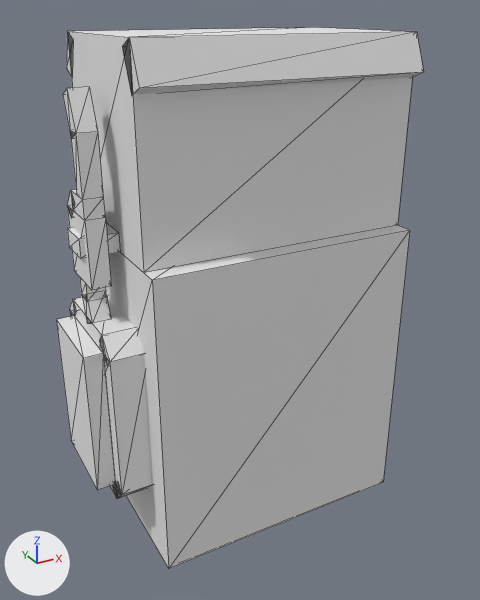
The OBJ model src/main/resources/assets/mtsofficialpack/objmodels/decors/fuelpump.obj: old version first, new version second.
The view is the same before and after, from a 50 mm camera at (-1.083, -1.967, 1.817) aimed at (-0.025, -0.043, 0.855). Lighting does not change. The marker at lower left points along +X, +Y and +Z. Mesh edges are drawn as thin lines. Where no turn or scale is listed for an object, it has been applied to the vertices. Vertices at the same position are counted once.
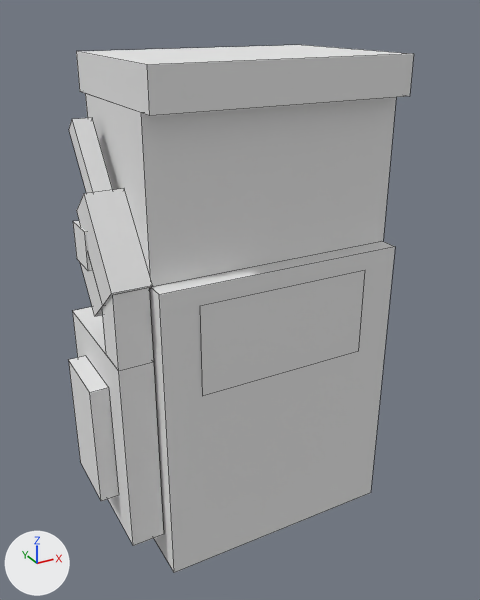
Where the change shows, as pixel boxes [x1, y1, x2, y2] in the pictures (480 x 600 px):
'cube', reshaped
    before: [56, 27, 423, 568]
    after: [69, 45, 414, 573]
'$pistol', added
    after: [69, 118, 154, 371]
part 1 of me_cube, added
    after: [69, 356, 119, 501]
part 2 of me_cube, added
    after: [73, 307, 164, 546]
part 3 of me_cube, added
    after: [73, 221, 90, 271]
part 4 of me_cube, added
    after: [149, 242, 395, 573]
part 5 of me_cube, added
    after: [85, 94, 396, 287]
part 6 of me_cube, added
    after: [76, 45, 414, 116]
part 7 of me_cube, deleted
    before: [56, 27, 423, 499]
part 8 of me_cube, cut back
    before: [106, 226, 410, 568]
    after: [200, 270, 365, 396]

The change, as a list of edits to the scene's bpy script:
```text
Change me_cube:
    used by ob_cube; location = (0.0, 0.0, 0.0)
    remove me_cube.from_pydata(...)  # 136 vertices, 252 faces; spans x -0.64..0.47, y -0.34..0.34, z 0.0..1.75
    add me_cube.from_pydata(...)  # 56 vertices, 38 faces; spans x -0.62..0.44, y -0.32..0.32, z 0.0..1.69
    me_cube part 1: a new loose piece, a box spanning x -0.619..-0.556, y -0.125..0.125, z 0.25..0.688, in mat_1 (white #e7e7e7)
    me_cube part 2: a new loose piece, a box spanning x -0.56..-0.44, y -0.25..0.25, z 0.12..0.81, in mat_1 (white #e7e7e7)
    me_cube part 3: a new loose piece, a box spanning x -0.57..-0.44, y -0.06..0.06, z 1.08..1.2, in mat_1 (white #e7e7e7)
    me_cube part 4: a new loose piece, a box spanning x -0.44..0.44, y -0.31..0.31, z 0.0..1.06, in mat_1 (white #e7e7e7)
    me_cube part 5: a new loose piece, a box spanning x -0.44..0.44, y -0.25..0.25, z 1.06..1.56, in mat_1 (white #e7e7e7)
    me_cube part 6: a new loose piece, a box spanning x -0.44..0.44, y -0.31..0.31, z 1.56..1.69, in mat_1 (white #e7e7e7)
    me_cube part 7: 7 loose pieces with 128 vertices, spanning x -0.64..0.47, y -0.33..0.33, z 0.0..1.75, are deleted
    me_cube part 8
    8 vertices are removed from x -0.47..0.47, y -0.34..0.34, z 0.06..1.12
    12 faces are deleted
    8 vertices are added at x -0.31..0.31, y -0.32..0.32, z 0.69..1.0
    2 new faces join them
Add me_pistol:
    me_pistol.from_pydata(...)  # 30 vertices, 24 faces; spans x -0.562..-0.438, y -0.261..0.143, z 0.812..1.508
    me_pistol.materials.append(mat_1)  # white #e7e7e7
Add ob_pistol:
    ob_pistol = bpy.data.objects.new('$pistol', me_pistol)
    ob_pistol.location = (0.0, 0.0, 0.0)
```
